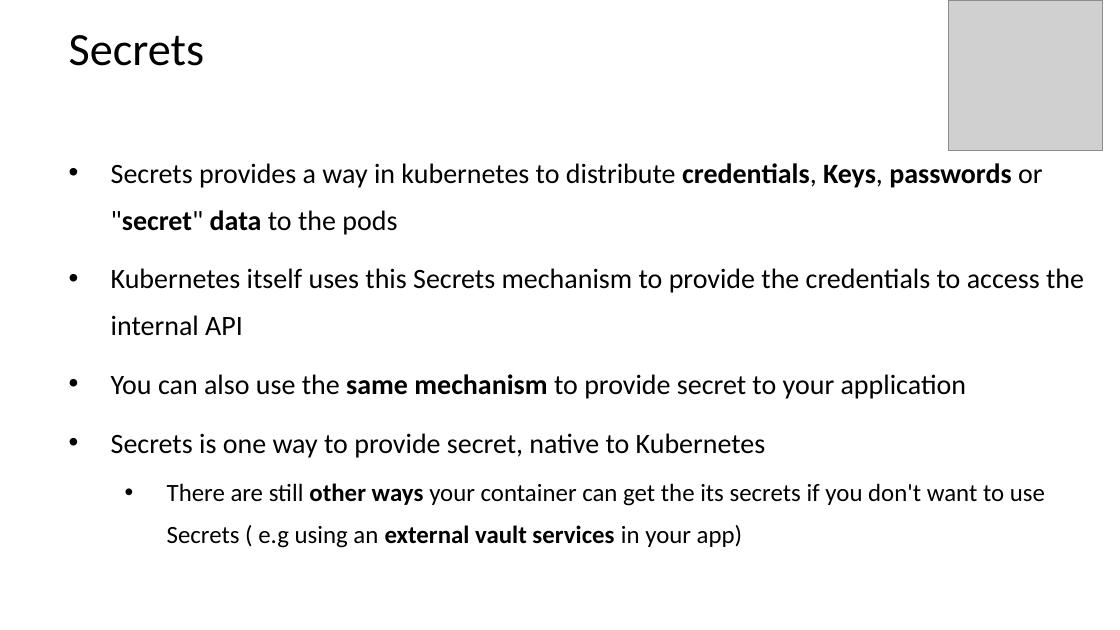
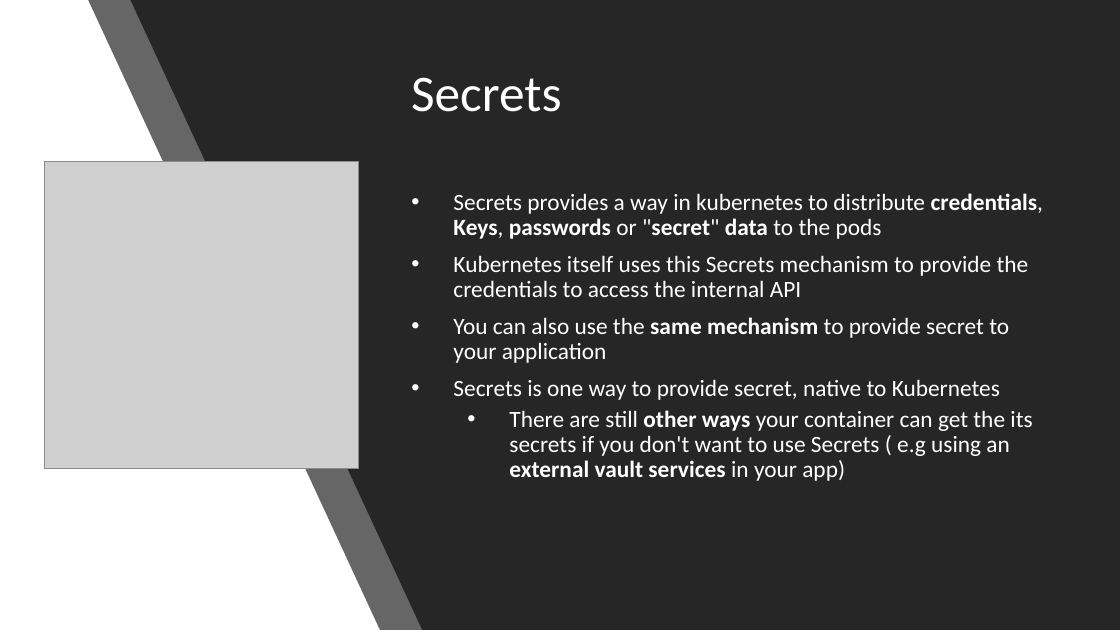
Before and after one commit to MohanRamadoss/kubernetes, a slide deck: slide 1 of 12-Secrets/Secrets.pptx. Drawn at 1120x630 pixels with LibreOffice and Linux fonts; fonts in the diff are those of the drawing; grey boxes stand for pictures. Boxes give left, top, right and bottom in pixels: in the first picture for what was removed or moved away, otherwise in the second. Text is boxed around its words. In the diff, an @@ line names an element or a change of style, - is before the commit and + after.

```diff
--- a/12-Secrets/Secrets.pptx
+++ b/12-Secrets/Secrets.pptx
@@ background #FFFFFF to #000000 @@
@@ rectangle added at (0,0,1120,630), fill #FFFFFF @@
@@ freeform shape added at (88,0,1119,630), fill #262626 at 70% opacity @@
@@ freeform shape added at (130,0,1120,630), fill #262626 @@
@@ title "Secrets": place and size @@
-title "Secrets" at (69,35,204,66)
+title "Secrets" at (411,77,562,112)
@@ title "Secrets" at (411,77,562,112): size 39.6 to 44 pt, text colour #000000 to #FFFFFF @@
@@ picture: place and size @@
-picture at (949,0,1102,150)
+picture at (45,161,360,469)
@@ text "Secrets provides a way in ...": place and size @@
-text "Secrets provides a way in ..." at (111,163,1084,548)
+text "Secrets provides a way in ..." at (453,193,1043,481)
@@ text "Secrets provides a way in ..." at (453,193,1043,481): size 24 to 20 pt in "Secrets provides a way in kubernetes to ...", "Kubernetes itself uses this Secrets mechanism to ...", "You can also use the same mechanism ...", "Secrets is one way to provide secret, ..."; text colour #000000 to #FFFFFF; size 21.3 to 20 pt in "There are still other ways your container ..."; line spacing 1.4 to 0.9 @@
```
Also in this commit, not shown: 4 other slides changed, 1 slide added, 1 slide removed, 8 other files.
